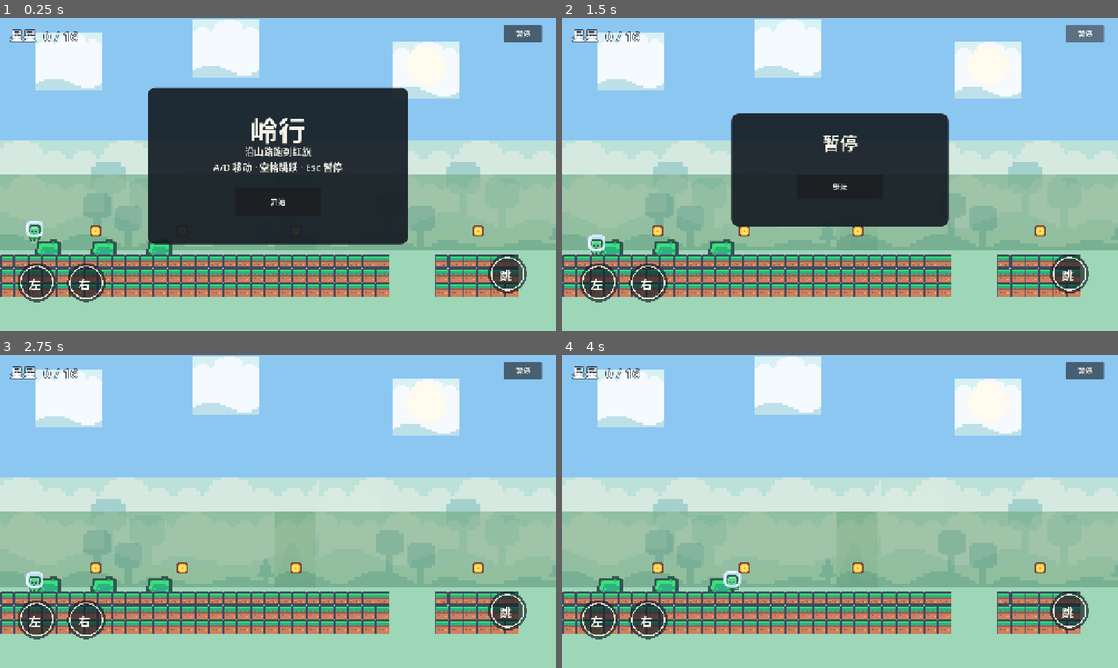
Above: before the commit, frames 1-4 (two rows, left to right).
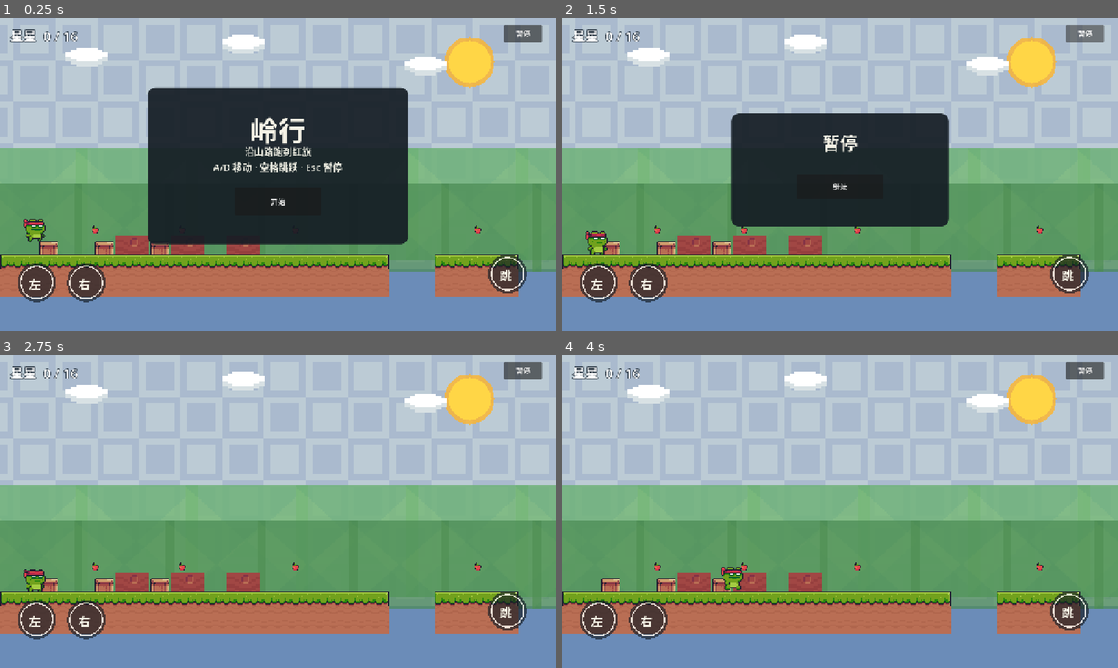
Above: after the commit, the same moments.

Repository: LiangchenLab/Game-Godot
Game: Godot game, scene res://scenes/main.tscn
The game is run twice, just before and just after one commit, with the same random seed, the same clock (stepped at 60 frames per second) and the same inputs.
Inputs:
- Up to frame 1 (0.25 s): no input
- Up to frame 2 (1.5 s): click "开始" at 0.5 s; click "暂停" at 1.25 s
- Up to frame 3 (2.75 s): click "继续" at 2 s
- Up to frame 4 (4 s): hold D (move_right) from 2.78 s (still down); tap Space (jump) at 2.85, 3.02, 3.32, 3.6, 3.77 s

The runs differ from the first frame. In frame 1, 71% of the frame differs, in the area x 0-100%, y 0-100%; in frame 2, 80%; in frame 3, 93%; in frame 4, 93%.

Commit message:
美术 v3：换上 Pixel Adventure（行业常用 CC0 横版包）。
Ninja Frog 多帧动画、标准地形块、水果收集、金属刺与终点；天空平铺+分层远景。对标独立游戏常用素材水准，而非自制色块。

Co-authored-by: Cursor <cursoragent@cursor.com>

Diff:
--- a/scenes/main.tscn
+++ b/scenes/main.tscn
@@ -8,15 +8,8 @@
 [node name="Sky" type="ColorRect" parent="."]
 offset_right = 5600.0
 offset_bottom = 720.0
-color = Color(0.55, 0.78, 0.95, 1)
+color = Color(0.42, 0.55, 0.72, 1)
 z_index = -30
-
-[node name="SkyLow" type="ColorRect" parent="."]
-offset_top = 420.0
-offset_right = 5600.0
-offset_bottom = 720.0
-color = Color(0.62, 0.84, 0.72, 1)
-z_index = -29
 
 [node name="Level" type="Node2D" parent="."]
 script = ExtResource("1_level")
--- a/scripts/level.gd
+++ b/scripts/level.gd
@@ -13,6 +13,7 @@
 const CLOUD_TEX := preload("res://assets/cloud.png")
 const SLIME_TEX := preload("res://assets/slime_sheet.png")
 const BG_FAR := preload("res://assets/bg_far.png")
+const BG_SKY := preload("res://assets/bg_sky_tile.png")
 const SUN_TEX := preload("res://assets/sun.png")
 const TREE_TEX := preload("res://assets/decor_tree.png")
 const PINE_TEX := preload("res://assets/decor_pine.png")
@@ -31,57 +32,72 @@
 	if hud:
 		hud.set_total(coin_total)
 
-## 远景：太阳 + 重复山景条 + 云层（z 在平台后）
+## 远景：行业横版标配 = 平铺天空图案 + 中景条 + 云 + 太阳（多层 z）
 func _scenery() -> void:
+	# 天空无缝平铺（Pixel Adventure Background/Blue）
+	var tile_w := BG_SKY.get_width() * 1.5
+	var tile_h := BG_SKY.get_height() * 1.5
+	var y := 0.0
+	while y < 520.0:
+		var x := -64.0
+		while x < 5400.0:
+			var sky := Sprite2D.new()
+			sky.texture = BG_SKY
+			sky.texture_filter = CanvasItem.TEXTURE_FILTER_NEAREST
+			sky.centered = false
+			sky.position = Vector2(x, y)
+			sky.scale = Vector2(1.5, 1.5)
+			sky.z_index = -25
+			add_child(sky)
+			x += tile_w
+		y += tile_h
+
 	var sun := Sprite2D.new()
 	sun.texture = SUN_TEX
 	sun.texture_filter = CanvasItem.TEXTURE_FILTER_NEAREST
-	sun.position = Vector2(980, 110)
-	sun.scale = Vector2(2.2, 2.2)
-	sun.z_index = -20
+	sun.position = Vector2(1080, 100)
+	sun.scale = Vector2(2.4, 2.4)
+	sun.z_index = -22
 	add_child(sun)
 
-	# 远景山带：沿关卡横向平铺
-	var far_w := BG_FAR.get_width() * 2.5
+	var far_w := BG_FAR.get_width() * 2.2
 	var x := -80.0
 	while x < 5200.0:
 		var hill := Sprite2D.new()
 		hill.texture = BG_FAR
 		hill.texture_filter = CanvasItem.TEXTURE_FILTER_NEAREST
 		hill.centered = false
-		hill.position = Vector2(x, 280)
-		hill.scale = Vector2(2.5, 2.2)
-		hill.modulate = Color(0.85, 0.92, 0.88, 0.95)
-		hill.z_index = -15
+		hill.position = Vector2(x, 300)
+		hill.scale = Vector2(2.2, 2.0)
+		hill.modulate = Color(0.75, 0.9, 0.8, 0.85)
+		hill.z_index = -18
 		add_child(hill)
-		x += far_w * 0.85
-
-	# 中景再铺一层略深、略低，做出景深
+		x += far_w * 0.9
+
 	x = -40.0
 	while x < 5200.0:
 		var mid := Sprite2D.new()
 		mid.texture = BG_FAR
 		mid.texture_filter = CanvasItem.TEXTURE_FILTER_NEAREST
 		mid.centered = false
-		mid.position = Vector2(x, 360)
-		mid.scale = Vector2(2.0, 1.8)
-		mid.modulate = Color(0.55, 0.72, 0.58, 0.75)
-		mid.z_index = -12
+		mid.position = Vector2(x, 380)
+		mid.scale = Vector2(1.8, 1.6)
+		mid.modulate = Color(0.5, 0.7, 0.55, 0.7)
+		mid.z_index = -14
 		add_child(mid)
-		x += far_w * 0.7
+		x += far_w * 0.75
 
 	for pos in [
-		Vector2(160, 100), Vector2(520, 70), Vector2(980, 120), Vector2(1400, 60),
-		Vector2(1900, 95), Vector2(2500, 75), Vector2(3100, 110), Vector2(3700, 65),
-		Vector2(4300, 90), Vector2(4900, 80),
+		Vector2(200, 90), Vector2(560, 60), Vector2(980, 110), Vector2(1500, 55),
+		Vector2(2000, 85), Vector2(2600, 70), Vector2(3200, 100), Vector2(3800, 60),
+		Vector2(4400, 95), Vector2(5000, 75),
 	]:
 		var cloud := Sprite2D.new()
 		cloud.texture = CLOUD_TEX
 		cloud.texture_filter = CanvasItem.TEXTURE_FILTER_NEAREST
 		cloud.position = pos
-		cloud.scale = Vector2(1.6, 1.4)
-		cloud.modulate = Color(1, 1, 1, 0.9)
-		cloud.z_index = -10
+		cloud.scale = Vector2(2.0, 1.8)
+		cloud.z_index = -12
 		add_child(cloud)
 
 func _build() -> void:
--- a/scripts/player.gd
+++ b/scripts/player.gd
@@ -6,6 +6,7 @@
 const COYOTE_TIME := 0.1
 ## 手感：落地前按跳，落地立即起跳
 const JUMP_BUFFER := 0.1
+const SPRITE_SCALE := 2.2
 
 var score := 0
 var spawn_position := Vector2.ZERO
@@ -19,10 +20,11 @@
 	add_to_group("player")
 	spawn_position = global_position
 	_setup_frames()
+	sprite.scale = Vector2(SPRITE_SCALE, SPRITE_SCALE)
 	sprite.play("idle")
 
+## Pixel Adventure：Idle/Run/Jump 分表加载（行业常用多帧动画，不再 6 格拼凑）
 func _setup_frames() -> void:
-	var tex: Texture2D = load("res://assets/player_sheet.png")
 	var frames := SpriteFrames.new()
 	frames.add_animation("idle")
 	frames.add_animation("run")
@@ -30,19 +32,26 @@
 	frames.set_animation_loop("idle", true)
 	frames.set_animation_loop("run", true)
 	frames.set_animation_loop("jump", false)
-	frames.set_animation_speed("idle", 4.0)
-	frames.set_animation_speed("run", 10.0)
-	frames.add_frame("idle", _atlas(tex, 0))
-	for i in range(1, 5):
-		frames.add_frame("run", _atlas(tex, i))
-	frames.add_frame("jump", _atlas(tex, 5))
+	frames.set_animation_speed("idle", 12.0)
+	frames.set_animation_speed("run", 16.0)
+	frames.set_animation_speed("jump", 8.0)
+
+	_add_strip(frames, "idle", "res://assets/player_idle.png", 32)
+	_add_strip(frames, "run", "res://assets/player_run.png", 32)
+	_add_strip(frames, "jump", "res://assets/player_jump.png", 32)
 	sprite.sprite_frames = frames
+	sprite.texture_filter = CanvasItem.TEXTURE_FILTER_NEAREST
 
-func _atlas(tex: Texture2D, index: int) -> AtlasTexture:
-	var atlas := AtlasTexture.new()
-	atlas.atlas = tex
-	atlas.region = Rect2(index * 32, 0, 32, 32)
-	return atlas
+func _add_strip(frames: SpriteFrames, anim: String, path: String, frame_w: int) -> void:
+	var tex: Texture2D = load(path)
+	if tex == null:
+		return
+	var n := maxi(1, int(tex.get_width() / frame_w))
+	for i in n:
+		var atlas := AtlasTexture.new()
+		atlas.atlas = tex
+		atlas.region = Rect2(i * frame_w, 0, frame_w, tex.get_height())
+		frames.add_frame(anim, atlas)
 
 func _physics_process(delta: float) -> void:
 	if not playing:
@@ -62,7 +71,6 @@
 	else:
 		jump_buffer_timer = maxf(jump_buffer_timer - delta, 0.0)
 
-	# Coyote + 跳跃缓冲：满足其一即可起跳（落地不丢缓冲意图）
 	if jump_buffer_timer > 0.0 and (on_floor or coyote_timer > 0.0):
 		velocity.y = JUMP_VELOCITY
 		jump_buffer_timer = 0.0
@@ -71,7 +79,7 @@
 	var direction := Input.get_axis("move_left", "move_right")
 	if direction:
 		velocity.x = direction * SPEED
-		sprite.scale.x = -2.0 if direction < 0.0 else 2.0
+		sprite.scale.x = (-SPRITE_SCALE) if direction < 0.0 else SPRITE_SCALE
 	else:
 		velocity.x = move_toward(velocity.x, 0.0, SPEED)
 	if not is_on_floor():
Binary file changed: assets/bg_far.png
Binary file added: assets/bg_sky_tile.png
Binary file changed: assets/checkpoint.png
Not shown, removed: assets/checkpoint.png.import
Binary file added: assets/checkpoint_flag.png
Binary file changed: assets/cloud.png
Not shown, removed: assets/cloud.png.import
Binary file changed: assets/coin_sheet.png
Not shown, removed: assets/coin_sheet.png.import
Binary file changed: assets/decor_bush.png
Binary file changed: assets/decor_mushroom.png
Binary file changed: assets/decor_pine.png
(and 23 more such lines)
